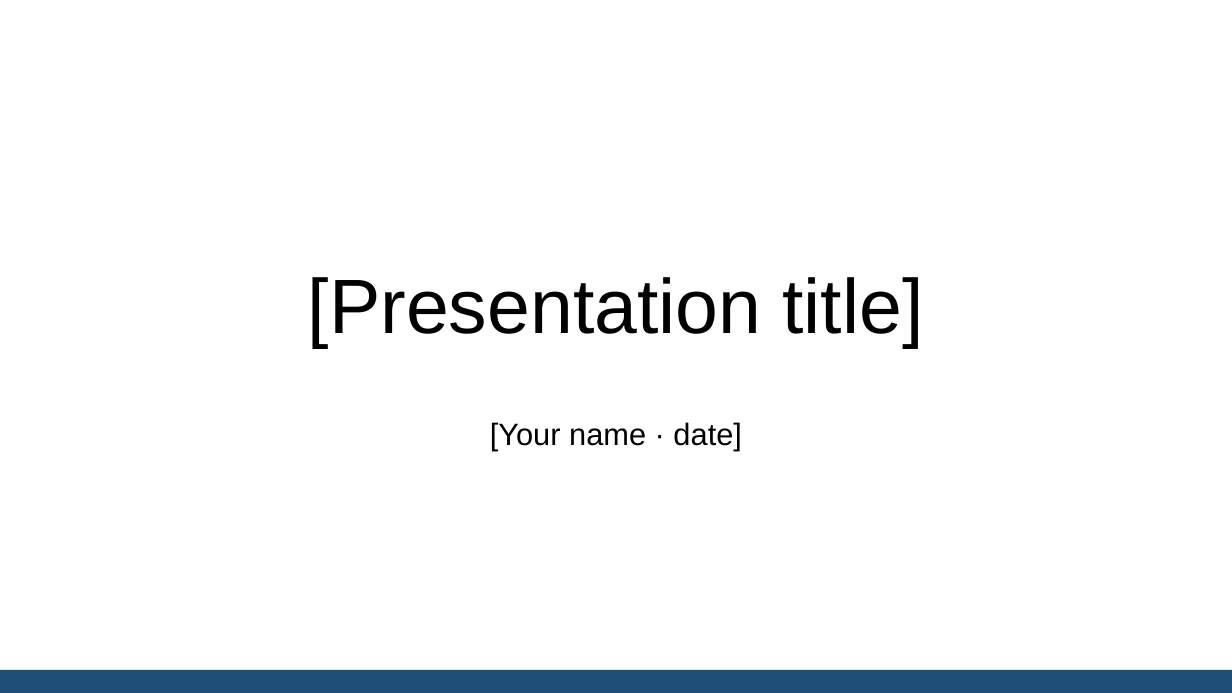
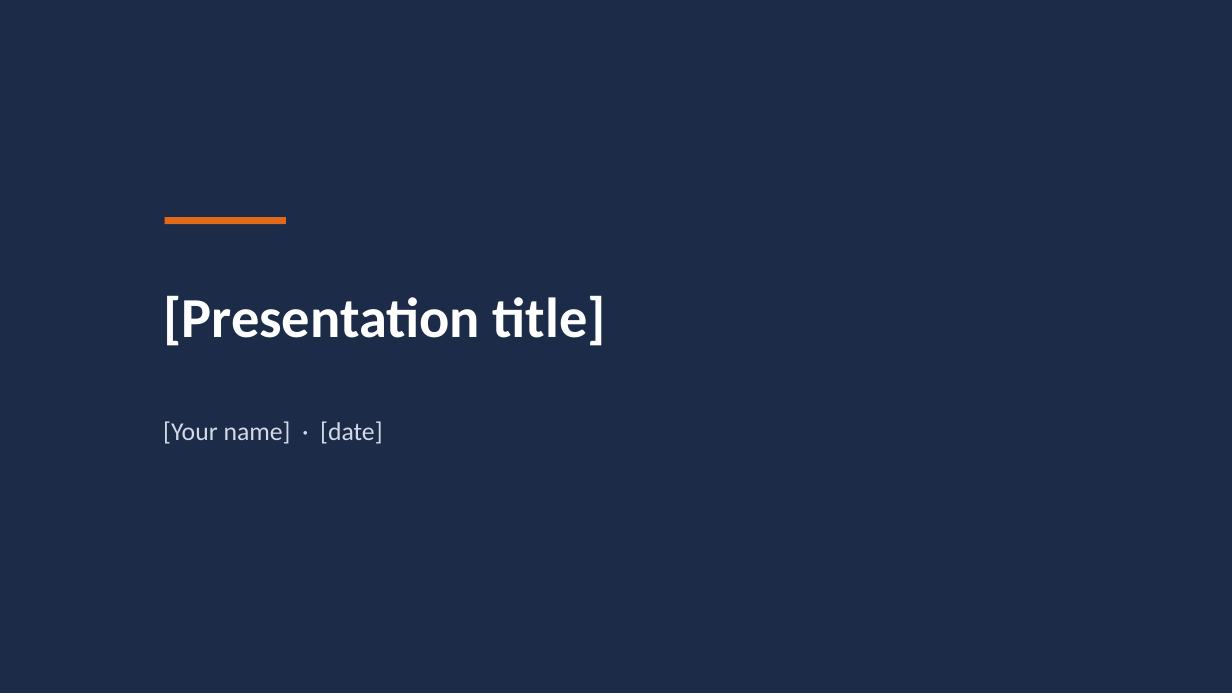
Before and after one commit to MolinoSuite/Molino, a slide deck: slide 1 of resources/templates/en/presentation.pptx. Drawn at 1232x693 pixels with LibreOffice and Linux fonts; fonts in the diff are those of the drawing. Boxes give left, top, right and bottom in pixels: in the first picture for what was removed or moved away, otherwise in the second. Text is boxed around its words. In the diff, an @@ line names an element or a change of style, - is before the commit and + after.

```diff
--- a/resources/templates/en/presentation.pptx
+++ b/resources/templates/en/presentation.pptx
@@ background #FFFFFF to #1B2B48 @@
@@ title "[Presentation title]" at (x1=163, y1=295, x2=606, y2=346): size 60 to 44 pt, font Arial to Calibri, text colour #000000 to #FFFFFF, bold on; alignment centre to left @@
@@ rectangle added at (x1=165, y1=217, x2=286, y2=225), fill #E06A1A @@
@@ subtitle at (x1=163, y1=421, x2=382, y2=444): text changed; size 24 to 20 pt; font Arial to Calibri; text colour #000000 to #D2DAE6 @@
-[Your name · date]
+[Your name] · [date]
@@ rectangle removed at (x1=0, y1=670, x2=1232, y2=693) @@
```
Also in this commit, not shown: 2 other slides changed, 4 slides added, 2 slides removed, 11 other files.
